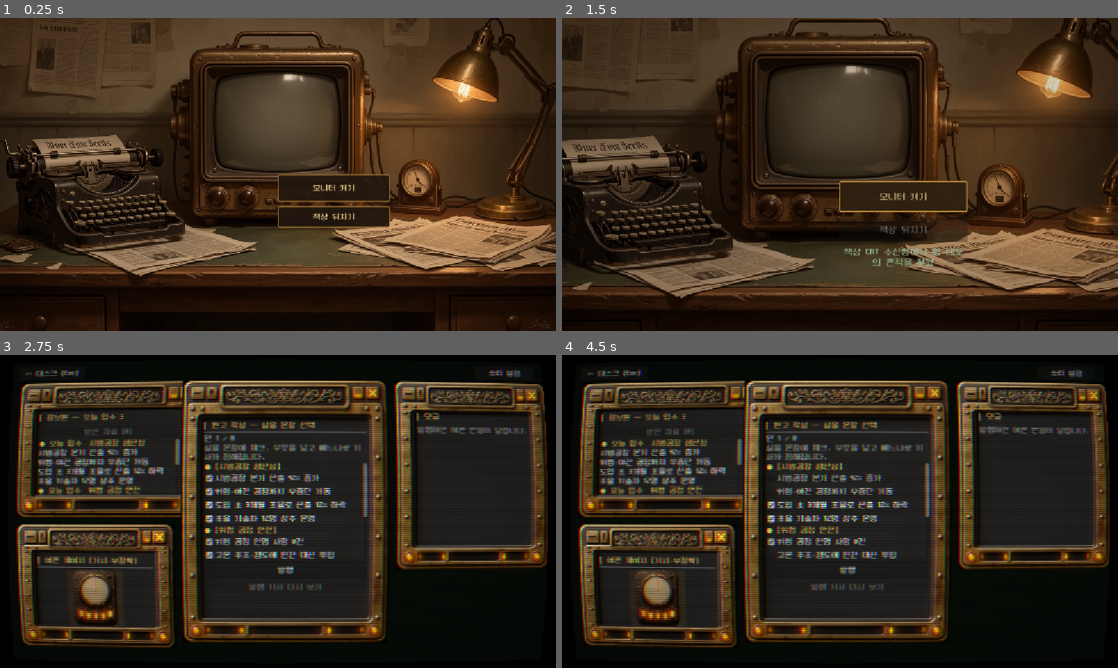
Above: before the commit, frames 1-4 (two rows, left to right).
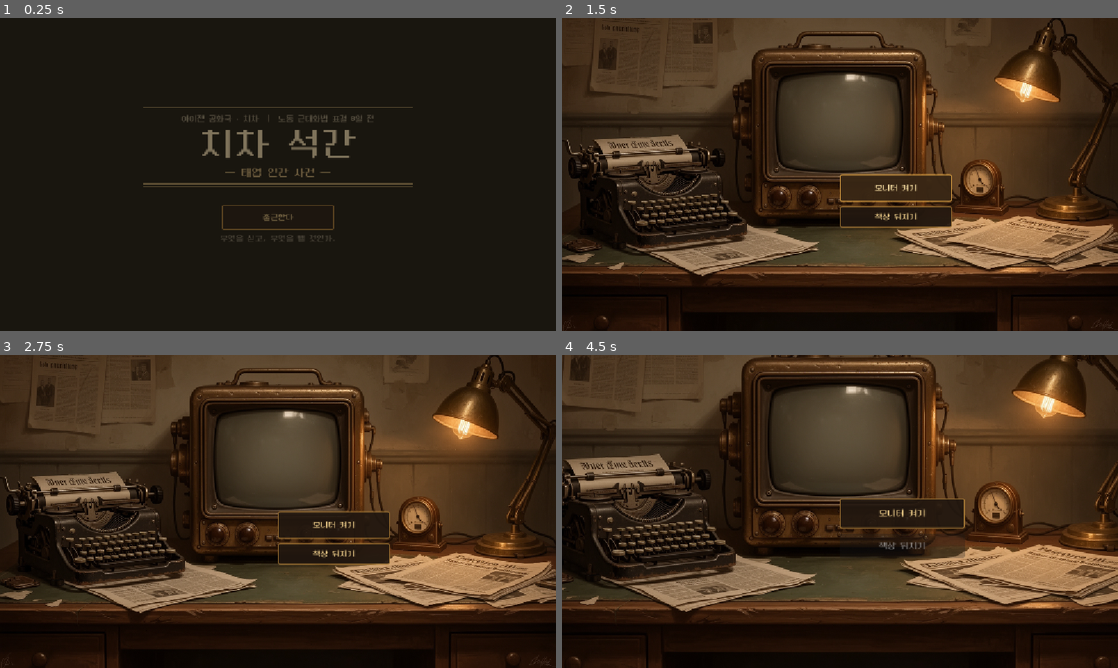
Above: after the commit, the same moments.

Repository: JiwonKim-kr/artificer-pipeline
Game: Godot game, scene res://scenes/main.tscn
Same seed, same stepped clock (60 frames per second), same inputs: the game is played once before the commit and once after it.
Inputs (mouse positions are in pixels of both pictures, inside the frame that each line leads up to):
- Up to frame 1 (0.25 s): no input
- Up to frame 2 (1.5 s): click (840, 218) at 0.5 s, where only the run after the commit has a clickable "출근한다"; click "모니터 켜기" at 1.25 s
- Up to frame 3 (2.75 s): click (283, 570) at 2 s, where only the run before the commit has a clickable "발행"
- Up to frame 4 (4.5 s): click (845, 477) at 2.75 s, where only the run before the commit has a clickable "시범공장 분기 산출 42% 증가"; click (845, 492) at 3.5 s, where only the run before the commit has a clickable "위험·야간 공정까지 무중단 가동"; click (895, 555) at 4.25 s, where only the run after the commit has a clickable "책상 뒤지기"

The runs differ from the first frame. In frame 1, 60% of the frame differs, in the area x 0-100%, y 0-100%; in frame 2, 40%; in frame 3, 76%; in frame 4, 76%.

Commit message:
[play build] 타이틀 화면 + 턴 경과 연출 + OS 바탕화면 재구성
UI-only(src/ui 자유 영역, 코어 불변):
- 타이틀: 신문 제호(마스트헤드) 컨셉 — 이중 괘선 + 가제 「치차 석간 — 태엽 인간 사건」.
  TITLE_TEXT/TITLE_SUB 상수만 바꾸면 제목 교체. '출근한다'로 시작.
- 턴 경과: 발행 후 「석간 마감. 윤전기가 돈다」 → 「제 N 일 아침 · 표결까지 N일」
  인터스티셜 후 기사 지면 팝(엔딩 턴 제외).
- OS 바탕화면: 창 5개(메일·정보원·원고·댓글·여론계)를 앱으로 — 기본 닫힘,
  상단 독(dock)으로 열고 닫기 + 클릭 시 앞으로 + 타이틀바 드래그 이동.
- 메일 앱 신설: 산업위원회 의뢰 메일(온보딩, 첫 부팅 시 열림) + 편집장 명의로
  압박·분기 힌트 수신(계기 비표시 원칙 유지). 미읽음 배지.
- 발행 후 여론(댓글) 창 자동 오픈.

검증: turn_flow PASS · play_test 4스테이지(스크린샷 포함) PASS

Diff:
--- a/src/ui/main.gd
+++ b/src/ui/main.gd
@@ -13,6 +13,11 @@
 # 데스크 배경에서 모니터 화면의 중심(뷰포트 비율). 줌 인 트랜지션의 초점.
 # 현 desk_bg.png 실측: 브라운관 유리면 중심 ≈ (0.51, 0.35).
 const MONITOR_FOCUS := Vector2(0.51, 0.35)
+
+# 게임 제목(가제) — 확정 시 이 두 상수만 바꾸면 타이틀 화면에 반영된다.
+# 신문 제호(마스트헤드) 컨셉: 플레이어=치차 석간 기자이므로 제호가 곧 타이틀.
+const TITLE_TEXT := "치차 석간"
+const TITLE_SUB := "— 태엽 인간 사건 —"
 const SETTINGS_PATH := "user://settings.cfg"  # 사운드 볼륨 등 사용자 설정 저장
 
 ## 댓글 작성자 핸들 풀 — 세그먼트 페르소나(설계 §4·§5)에 맞춘 디젤펑크 톤.
@@ -102,6 +107,13 @@
 var _transitioning: bool = false    # 트랜지션 중 입력 무시(중복 클릭·ESC 연타 방지)
 var _crt_mat: ShaderMaterial        # CRT 셰이더(파워온 연출에서 파라미터 트윈)
 var _needle_rot_base: float = 0.0   # 바늘 목표 회전(트윈 대상). 실제 회전 = base + 떨림
+var _title_view: Control            # 타이틀 화면(시작 전)
+var _day_card: Control              # 턴 경과(석간 마감→다음 날) 인터스티셜
+var _day_label: Label
+var _windows: Dictionary = {}       # OS 앱 창: key -> PanelContainer (mail/informant/editor/comments/gauge)
+var _dock_btns: Dictionary = {}     # OS 독 버튼: key -> Button (라벨 갱신·배지용)
+var _mail_list: VBoxContainer       # 수신함 본문(최신이 위)
+var _mail_unread: int = 0
 
 func _ready() -> void:
 	set_anchors_and_offsets_preset(Control.PRESET_FULL_RECT)
@@ -111,6 +123,9 @@
 	_build_desk()
 	_build_screen()
 	_screen.visible = false
+	_desk.visible = false
+	_build_title()  # 시작은 타이틀 화면(신문 제호)에서
+	_build_day_card()
 	# 트랜지션 암전막: 항상 최상단(CRT 포함 모든 것 위). 평소엔 투명+클릭 통과.
 	_fade_rect = ColorRect.new()
 	_fade_rect.name = "TransitionFade"
@@ -118,6 +133,83 @@
 	_fade_rect.set_anchors_and_offsets_preset(Control.PRESET_FULL_RECT)
 	_fade_rect.mouse_filter = Control.MOUSE_FILTER_IGNORE
 	add_child(_fade_rect)
+
+# ---------- 타이틀 화면 (신문 제호 컨셉) ----------
+func _build_title() -> void:
+	_title_view = Control.new()
+	_title_view.name = "TitleView"
+	_title_view.set_anchors_and_offsets_preset(Control.PRESET_FULL_RECT)
+	add_child(_title_view)
+	var bg := ColorRect.new()
+	bg.color = Color(0.10, 0.085, 0.06)  # 오래된 갱지 톤의 어두운 배경
+	bg.set_anchors_and_offsets_preset(Control.PRESET_FULL_RECT)
+	_title_view.add_child(bg)
+	var box := VBoxContainer.new()
+	box.set_anchors_and_offsets_preset(Control.PRESET_CENTER)
+	box.grow_horizontal = Control.GROW_DIRECTION_BOTH
+	box.grow_vertical = Control.GROW_DIRECTION_BOTH
+	box.add_theme_constant_override("separation", 10)
+	_title_view.add_child(box)
+	# 제호 위아래의 이중 괘선(굵은 선+가는 선)으로 신문 마스트헤드 느낌을 만든다.
+	box.add_child(_masthead_rule())
+	var date_line := Label.new()
+	date_line.text = "아이젠 공화국 · 치차  |  노동 근대화법 표결 8일 전"
+	date_line.horizontal_alignment = HORIZONTAL_ALIGNMENT_CENTER
+	date_line.add_theme_color_override("font_color", Color(0.62, 0.58, 0.48))
+	box.add_child(date_line)
+	var title := Label.new()
+	title.text = TITLE_TEXT
+	title.horizontal_alignment = HORIZONTAL_ALIGNMENT_CENTER
+	title.add_theme_font_size_override("font_size", 72)
+	title.add_theme_color_override("font_color", Color(0.93, 0.85, 0.68))
+	box.add_child(title)
+	var sub := Label.new()
+	sub.text = TITLE_SUB
+	sub.horizontal_alignment = HORIZONTAL_ALIGNMENT_CENTER
+	sub.add_theme_font_size_override("font_size", 22)
+	sub.add_theme_color_override("font_color", Color(0.78, 0.66, 0.44))
+	box.add_child(sub)
+	box.add_child(_masthead_rule())
+	var pad := Control.new()
+	pad.custom_minimum_size = Vector2(0, 18)
+	box.add_child(pad)
+	var start := _desk_button("출근한다", 52)
+	start.name = "StartButton"
+	start.pressed.connect(_start_game)
+	var wrap := CenterContainer.new()
+	wrap.add_child(start)
+	box.add_child(wrap)
+	var hint := Label.new()
+	hint.text = "무엇을 싣고, 무엇을 뺄 것인가."
+	hint.horizontal_alignment = HORIZONTAL_ALIGNMENT_CENTER
+	hint.add_theme_color_override("font_color", Color(0.5, 0.47, 0.4))
+	box.add_child(hint)
+	# 제호가 스르륵 떠오르는 인트로.
+	box.modulate = Color(1, 1, 1, 0)
+	var tw := create_tween()
+	tw.tween_property(box, "modulate:a", 1.0, 0.9).set_trans(Tween.TRANS_QUAD).set_ease(Tween.EASE_OUT)
+
+func _masthead_rule() -> Control:
+	var rule := VBoxContainer.new()
+	rule.add_theme_constant_override("separation", 3)
+	for h in [3, 1]:
+		var line := ColorRect.new()
+		line.color = Color(0.62, 0.52, 0.34)
+		line.custom_minimum_size = Vector2(560, h)
+		rule.add_child(line)
+	return rule
+
+func _start_game() -> void:
+	if _transitioning:
+		return
+	_transitioning = true
+	var tw := create_tween()
+	tw.tween_property(_fade_rect, "color:a", 1.0, 0.4)
+	tw.tween_callback(func() -> void:
+		_title_view.visible = false
+		_desk.visible = true)
+	tw.tween_property(_fade_rect, "color:a", 0.0, 0.5)
+	tw.tween_callback(func() -> void: _transitioning = false)
 
 func _res(path: String) -> Resource:
 	return load(path) if ResourceLoader.exists(path) else null
@@ -236,6 +328,46 @@
 		_transitioning = false
 		_fade_rect.mouse_filter = Control.MOUSE_FILTER_IGNORE)
 
+# ---------- 턴 경과 인터스티셜 ----------
+func _build_day_card() -> void:
+	_day_card = Control.new()
+	_day_card.name = "DayCard"
+	_day_card.set_anchors_and_offsets_preset(Control.PRESET_FULL_RECT)
+	_day_card.visible = false
+	_day_card.mouse_filter = Control.MOUSE_FILTER_STOP  # 연출 중 클릭 차단
+	var bg := ColorRect.new()
+	bg.color = Color(0, 0, 0, 0.94)
+	bg.set_anchors_and_offsets_preset(Control.PRESET_FULL_RECT)
+	_day_card.add_child(bg)
+	_day_label = Label.new()
+	_day_label.horizontal_alignment = HORIZONTAL_ALIGNMENT_CENTER
+	_day_label.set_anchors_and_offsets_preset(Control.PRESET_CENTER)
+	_day_label.grow_horizontal = Control.GROW_DIRECTION_BOTH
+	_day_label.grow_vertical = Control.GROW_DIRECTION_BOTH
+	_day_label.add_theme_font_size_override("font_size", 30)
+	_day_label.add_theme_color_override("font_color", Color(0.9, 0.82, 0.62))
+	_day_card.add_child(_day_label)
+	add_child(_day_card)
+
+## 발행 직후: "석간 마감 → 다음 날" 하루 경과를 한 장으로 보여준 뒤 done 을 호출한다.
+## 엔딩 턴에는 쓰지 않는다(엔딩 오버레이가 우선).
+func _show_day_transition(done: Callable) -> void:
+	_day_label.text = "— 석간 마감. 윤전기가 돈다 —"
+	_day_card.modulate = Color(1, 1, 1, 0)
+	_day_card.visible = true
+	_day_card.move_to_front()
+	var tw := create_tween()
+	tw.tween_property(_day_card, "modulate:a", 1.0, 0.35)
+	tw.tween_interval(0.75)
+	tw.tween_callback(func() -> void:
+		_day_label.text = "제 %d 일 아침  ·  표결까지 %d일" % [
+			_tm.model.turn + 1, maxi(_tm.max_turns - _tm.model.turn, 0)])
+	tw.tween_interval(0.95)
+	tw.tween_property(_day_card, "modulate:a", 0.0, 0.4)
+	tw.tween_callback(func() -> void:
+		_day_card.visible = false
+		done.call())
+
 ## 스크린 → 데스크: 짧은 암전 후 "모니터에서 물러나는" 줌 아웃.
 func _exit_screen() -> void:
 	if _transitioning or (_desk != null and _desk.visible):
@@ -258,7 +390,7 @@
 
 func _input(event: InputEvent) -> void:
 	if event is InputEventKey and event.pressed and not event.echo and (event as InputEventKey).keycode == KEY_ESCAPE:
-		if _transitioning:
+		if _transitioning or (_title_view != null and _title_view.visible):
 			return
 		# ESC 는 열려 있는 오버레이부터 닫는다(기사 → 받은자료 → 설정 → 화면 전환).
 		if _article_panel != null and _article_panel.visible:
@@ -511,10 +643,16 @@
 	_os = os
 	# 배치는 디자인 해상도 1152x648 기준. 프레임(9-slice)의 content margin 이
 	# 상 54·하 28·좌우 30 이므로 창을 그만큼 여유 있게 잡는다.
-	os.add_child(_make_informant(Vector2(20, 46), Vector2(340, 292)))
-	os.add_child(_make_editor(Vector2(376, 46), Vector2(432, 556)))
-	os.add_child(_make_comments(Vector2(824, 46), Vector2(308, 400)))
-	os.add_child(_make_gauge(Vector2(20, 350), Vector2(340, 252)))
+	# OS 바탕화면: 창들은 앱이다 — 기본은 닫혀 있고 상단 독(dock) 아이콘으로 연다.
+	_windows["informant"] = _make_informant(Vector2(20, 46), Vector2(340, 292))
+	_windows["editor"] = _make_editor(Vector2(376, 46), Vector2(432, 556))
+	_windows["comments"] = _make_comments(Vector2(824, 46), Vector2(308, 400))
+	_windows["gauge"] = _make_gauge(Vector2(20, 350), Vector2(340, 252))
+	_windows["mail"] = _make_mail(Vector2(300, 110), Vector2(500, 400))
+	for key in _windows:
+		var w := _windows[key] as PanelContainer
+		os.add_child(w)
+		w.visible = false
 	var back := Button.new()
 	back.name = "BackButton"
 	back.text = "← 데스크 (Esc)"
@@ -522,6 +660,7 @@
 	back.custom_minimum_size = Vector2(150, 30)
 	back.pressed.connect(_exit_screen)
 	os.add_child(back)
+	_build_dock(os)
 	var settings_btn := Button.new()
 	settings_btn.name = "SettingsButton"
 	settings_btn.text = "소리 설정"
@@ -529,6 +668,11 @@
 	settings_btn.custom_minimum_size = Vector2(130, 30)
 	settings_btn.pressed.connect(_toggle_settings)
 	os.add_child(settings_btn)
+	# 첫 부팅: 의뢰 메일이 도착해 있고, 수신함이 열린 채 시작한다(온보딩).
+	_push_mail("산업위원회 (발신전용)", "의뢰 — 표결일까지",
+		"노동 근대화법 표결이 %d일 뒤다. 그때까지 SNS 부동층을 찬성 %d%%로 돌려라.\n방법은 묻지 않는다. 모르겐社도 치차 석간의 '정확한' 보도를 기대하고 있다.\n\n※ 독의 [정보원]에서 오늘 입수한 사실을 확인하고 [원고]에서 기사를 발행할 것." % [
+			_tm.max_turns, int(round(float(_tm.model.config["mission"]["winThreshold"]) * 100.0))])
+	_open_win("mail")
 	_build_settings_panel(os)
 	_build_archive_panel(os)
 	_build_article_panel(os)
@@ -548,6 +692,86 @@
 		crt.material = mat
 		_crt_mat = mat  # 파워온 연출에서 스캔라인·색수차 파라미터를 트윈
 	_screen.add_child(crt)
+
+# ---------- OS 독 (앱 런처) ----------
+const DOCK_APPS := [
+	["mail", "메일"], ["informant", "정보원"], ["editor", "원고"], ["comments", "댓글"], ["gauge", "여론계"],
+]
+
+func _build_dock(parent: Control) -> void:
+	var dock := HBoxContainer.new()
+	dock.name = "Dock"
+	dock.position = Vector2(180, 10)
+	dock.add_theme_constant_override("separation", 6)
+	parent.add_child(dock)
+	for app in DOCK_APPS:
+		var key := str(app[0])
+		var b := Button.new()
+		b.text = str(app[1])
+		b.custom_minimum_size = Vector2(88, 30)
+		b.pressed.connect(_toggle_win.bind(key))
+		dock.add_child(b)
+		_dock_btns[key] = b
+
+func _toggle_win(key: String) -> void:
+	var w := _windows.get(key) as PanelContainer
+	if w == null:
+		return
+	if w.visible:
+		w.visible = false
+	else:
+		_open_win(key)
+
+## 창을 열고 앞으로. 팝 인 연출 + 메일이면 읽음 처리(배지 해제).
+func _open_win(key: String) -> void:
+	var w := _windows.get(key) as PanelContainer
+	if w == null:
+		return
+	w.visible = true
+	w.move_to_front()
+	w.pivot_offset = w.size * 0.5
+	w.scale = Vector2(0.95, 0.95)
+	var tw := create_tween()
+	tw.tween_property(w, "scale", Vector2.ONE, 0.16) \
+		.set_trans(Tween.TRANS_BACK).set_ease(Tween.EASE_OUT)
+	if key == "mail":
+		_mail_unread = 0
+		_update_mail_badge()
+
+func _update_mail_badge() -> void:
+	var b := _dock_btns.get("mail") as Button
+	if b != null:
+		b.text = "메일" if _mail_unread <= 0 else "메일(%d)" % _mail_unread
+		b.modulate = Color(1, 1, 1) if _mail_unread <= 0 else Color(1.0, 0.85, 0.6)
+
+# ---------- 메일 앱 (편집장·압박·분기 메시지 수신함) ----------
+func _make_mail(pos: Vector2, size: Vector2) -> PanelContainer:
+	var panel := _window(pos, size, "수신함 — 치차 석간 내부망")
+	_mail_list = _scroll_body(_body_of(panel))
+	return panel
+
+## 수신함 맨 위에 메일을 꽂는다. 수신함이 닫혀 있으면 독에 미읽음 배지.
+func _push_mail(sender: String, subject: String, body: String) -> void:
+	if _mail_list == null:
+		return
+	var row := VBoxContainer.new()
+	var head := Label.new()
+	head.text = "▸ %s  —  %s" % [subject, sender]
+	head.add_theme_color_override("font_color", Color(0.95, 0.8, 0.5))
+	head.autowrap_mode = TextServer.AUTOWRAP_WORD_SMART
+	row.add_child(head)
+	var b := Label.new()
+	b.text = body
+	b.autowrap_mode = TextServer.AUTOWRAP_WORD_SMART
+	b.add_theme_color_override("font_color", Color(0.8, 0.82, 0.75))
+	row.add_child(b)
+	row.add_child(HSeparator.new())
+	_mail_list.add_child(row)
+	_mail_list.move_child(row, 0)  # 최신이 위
+	var w := _windows.get("mail") as PanelContainer
+	if w == null or not w.visible:
+		_mail_unread += 1
+		_update_mail_badge()
 
 func _window(pos: Vector2, size: Vector2, title: String, extra_top: float = 0.0) -> PanelContainer:
 	var panel := PanelContainer.new()
@@ -584,7 +808,27 @@
 	vb.add_child(HSeparator.new())
 	panel.set_meta("body", vb)
 	panel.set_meta("title_label", t)  # 타이틀 갱신용(예: 정보원 오늘/누적 카운트)
+	# OS 창답게: 클릭하면 앞으로, 타이틀바(상단 브라스)를 잡으면 드래그.
+	panel.gui_input.connect(_window_gui_input.bind(panel))
 	return panel
+
+func _window_gui_input(ev: InputEvent, panel: PanelContainer) -> void:
+	if ev is InputEventMouseButton:
+		var mb := ev as InputEventMouseButton
+		if mb.button_index == MOUSE_BUTTON_LEFT:
+			if mb.pressed:
+				panel.move_to_front()
+				if mb.position.y <= 64.0:  # 타이틀바(상단 브라스 두께) 영역만 드래그 시작
+					panel.set_meta("dragging", true)
+			else:
+				panel.set_meta("dragging", false)
+	elif ev is InputEventMouseMotion and bool(panel.get_meta("dragging", false)):
+		var vp := get_viewport_rect().size
+		var p: Vector2 = panel.position + (ev as InputEventMouseMotion).relative
+		# 창이 화면 밖으로 사라지지 않게 타이틀바가 항상 잡히는 범위로 제한.
+		p.x = clampf(p.x, -panel.size.x + 80.0, vp.x - 80.0)
+		p.y = clampf(p.y, 0.0, vp.y - 60.0)
+		panel.position = p
 
 func _body_of(panel: Node) -> VBoxContainer:
 	return panel.get_meta("body") as VBoxContainer
@@ -859,8 +1103,6 @@
 		_article_idx = _article_history.size() - 1  # 새 기사를 현재로
 		_article_view_btn.disabled = false
 		_refresh_article_view()
-		if not bool(result["over"]):
-			_show_article()  # 완성 기사 자동 출력(엔딩 턴은 엔딩 오버레이 우선)
 	var report_txt: String = "미보도" if reported.is_empty() else "보도 %d건" % reported.size()
 	_status_label.text = "%s · 논조 %s(δ=%.2f) · 부동층 %d%%" % [
 		report_txt, str(result["frame_label"]), float(result["distortion"]), int(round(swing * 100.0)),
@@ -869,6 +1111,11 @@
 		_pressure_label.text = str(result["pressure_hint"])
 	if _branch_label != null and str(result["branch_hint"]) != "":
 		_branch_label.text = str(result["branch_hint"])
+	# 압박·분기는 편집장 명의의 메일로도 도착한다(계기 비표시 원칙 — 수치 없이 문구만).
+	if str(result["pressure_hint"]) != "":
+		_push_mail("편집장", "위에서 온 이야기", str(result["pressure_hint"]))
+	if str(result["branch_hint"]) != "":
+		_push_mail("편집장", "참고", str(result["branch_hint"]))
 	if bool(result["f16_unlocked"]) and not _f16_shown:
 		_f16_shown = true
 		_refresh_blocks()  # F16 취재선 열림 → 새 문장 블록 등장
@@ -881,6 +1128,12 @@
 		_refresh_blocks()     # 원고 창 = 새 턴 오늘 블록
 		if _archive_panel != null and _archive_panel.visible:
 			_refresh_archive()
+		# 하루 경과 연출 → 기사 지면 팝 + 여론(댓글) 창 자동 오픈.
+		var had_article: bool = not reported.is_empty()
+		_show_day_transition(func() -> void:
+			if had_article:
+				_show_article()
+			_open_win("comments"))
 
 func _update_turn_label() -> void:
 	if _turn_label != null and _tm != null:
